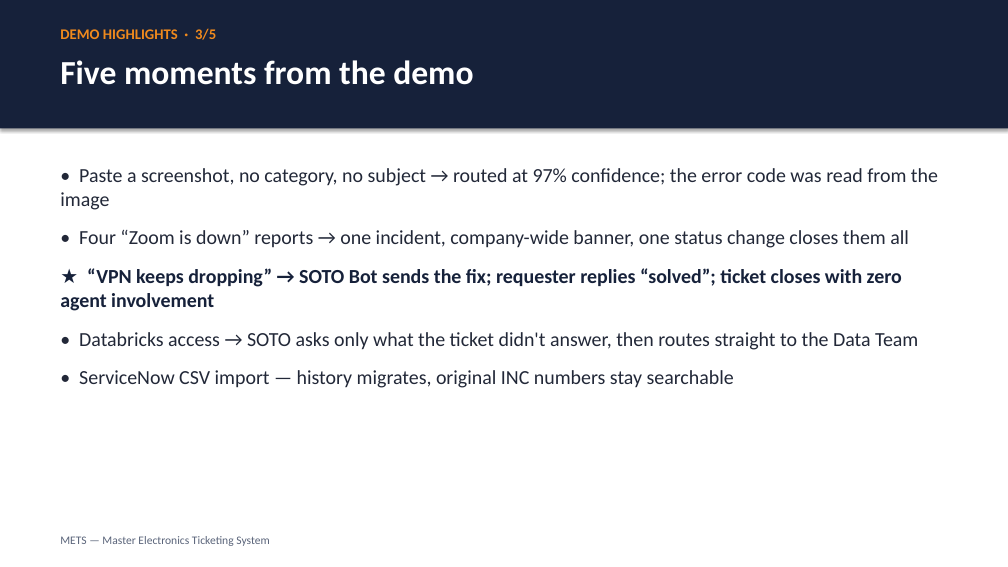
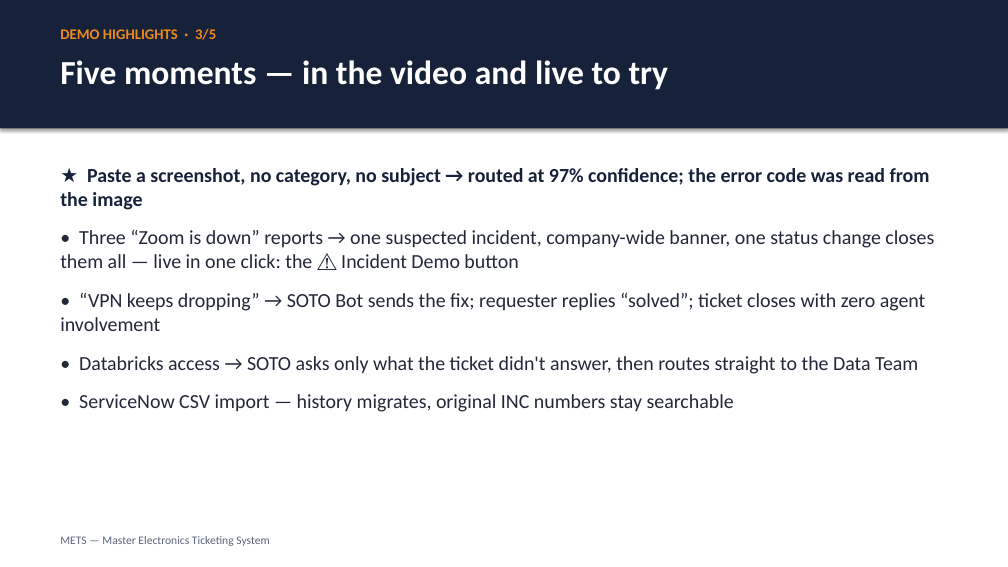
Before and after one commit to justin-rh/mets, a slide deck: slide 3 of docs/DECK.pptx. Drawn at 1008x567 pixels with LibreOffice and Linux fonts; fonts in the diff are those of the drawing. Boxes give left, top, right and bottom in pixels: in the first picture for what was removed or moved away, otherwise in the second. Text is boxed around its words. In the diff, an @@ line names an element or a change of style, - is before the commit and + after.

```diff
--- a/docs/DECK.pptx
+++ b/docs/DECK.pptx
@@ text at (60,60,669,90): text changed @@
-Five moments from the demo
+Five moments — in the video and live to try
@@ text at (60,168,934,331): text changed @@
-• Paste a screenshot, no category, no subject → routed at 97% confidence; the error code was read from the image
-• Four “Zoom is down” reports → one incident, company-wide banner, one status change closes them all
-★ “VPN keeps dropping” → SOTO Bot sends the fix; requester replies “solved”; ticket closes with zero agent involvement
+★ Paste a screenshot, no category, no subject → routed at 97% confidence; the error code was read from the image
+• Three “Zoom is down” reports → one suspected incident, company-wide banner, one status change closes them all — live in one click: the ⚠️ Incident Demo button
+• “VPN keeps dropping” → SOTO Bot sends the fix; requester replies “solved”; ticket closes with zero agent involvement
```
Also in this commit, not shown: 3 other slides changed, 1 other file.
